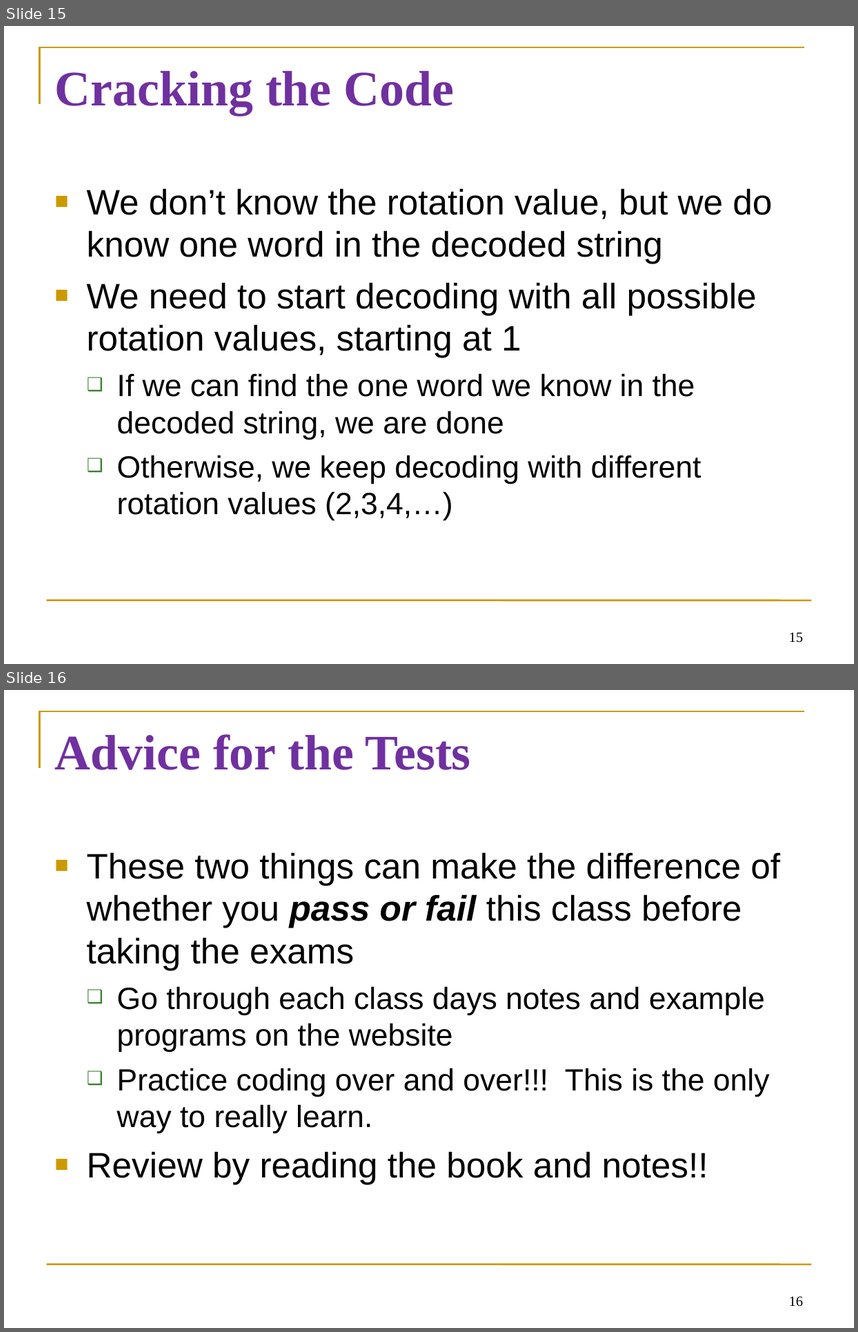
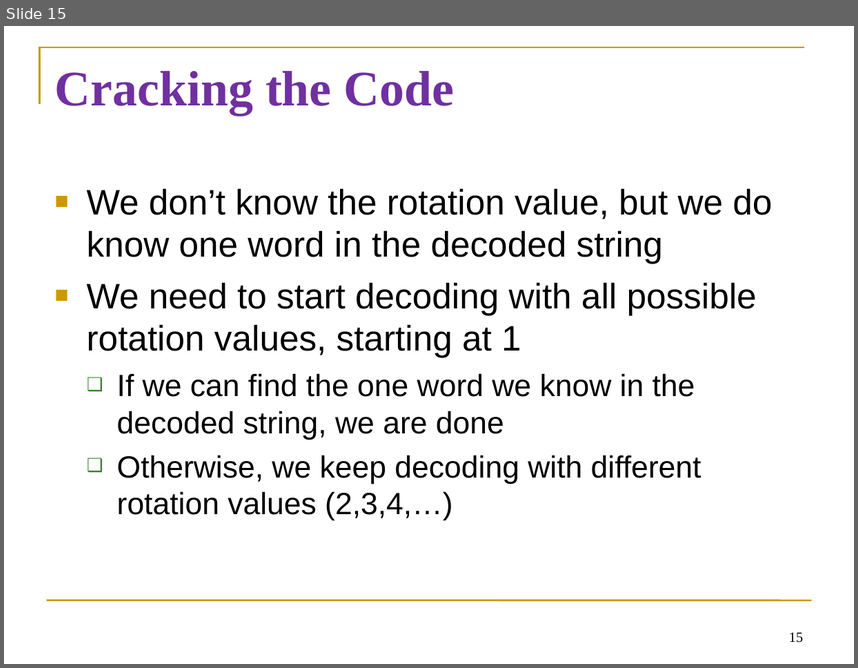
Before and after one commit to diesburg/teaching-intro-to-python-fall-2024, a slide deck: sessions/s19/s19.ppt. Shown one above the other, each under a label of ours: slides 15 and 16 before the commit, slide 15 after it. The pictures are 858x1332 and 858x668 pixels, drawn with LibreOffice and Linux fonts; fonts in the diff are those of the drawing. Boxes give left, top, right and bottom in pixels: in the first picture for what was removed or moved away, otherwise in the second. Text is boxed around its words. In the diff, an @@ line names an element or a change of style, - is before the commit and + after.

```diff
--- a/sessions/s19/s19.ppt
+++ b/sessions/s19/s19.ppt
@@ slide 16 removed at [4, 690, 854, 1328], background #FFFFFF; not listed: 2 template elements that a slide beside it also shows @@
@@ title removed at [55, 734, 471, 770] @@
-Advice for the Tests
@@ text removed at [87, 852, 780, 1184] @@
-■ These two things can make the difference of whether you pass or fail this class before taking the exams
-  ❑ Go through each class days notes and example programs on the website
-  ❑ Practice coding over and over!!! This is the only way to really learn.
-■ Review by reading the book and notes!!
@@ page number removed at [789, 1296, 803, 1306] @@
-16
```
Also in this commit, not shown: 5 slides changed, 2 slides added, 3 other slides removed, 13 other files.
